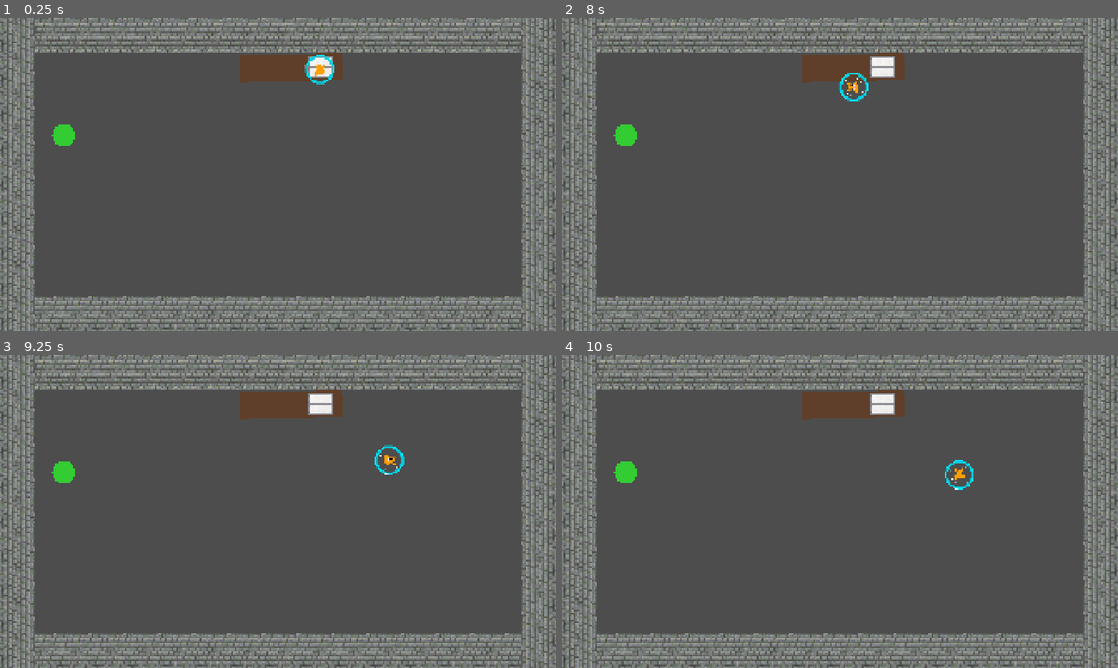
Above: before the commit, frames 1-4 (two rows, left to right).
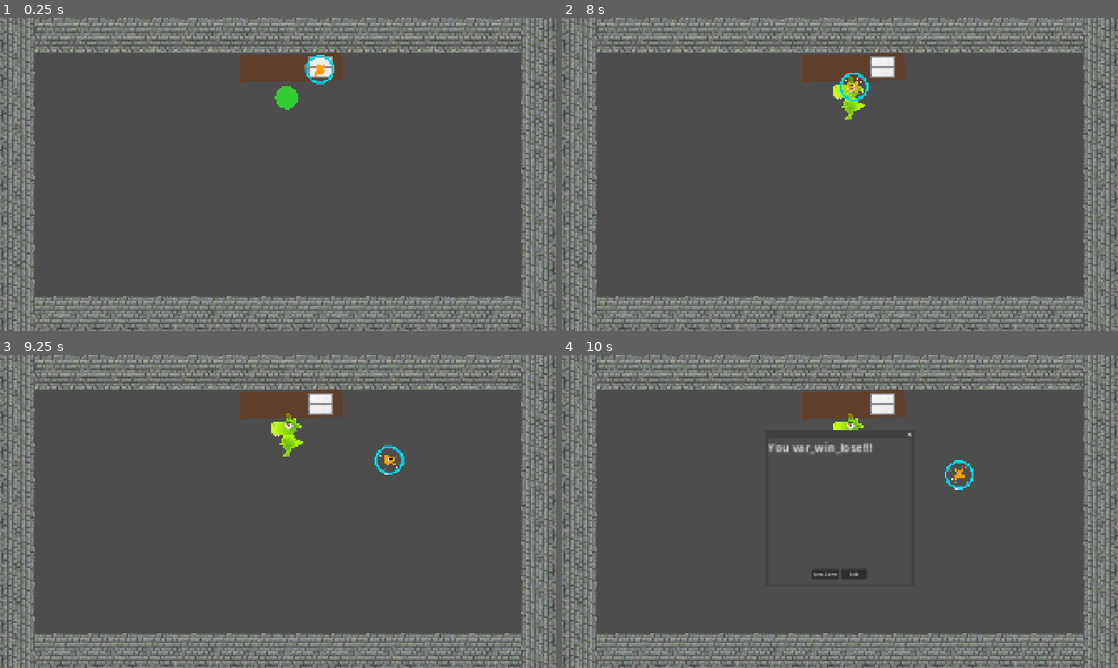
Above: after the commit, the same moments.

Repository: ArrowComputingTech/hamster-revolution
Game: Godot game, scene res://Scenes/main.tscn
Same seed, same stepped clock (60 frames per second), same inputs: the game is played once before the commit and once after it. Before the commit the project starts from res://Scenes/Intro.tscn. Video files are missing from this copy of the repository; at most half a second of black plays in their place.
Inputs:
- Up to frame 1 (0.25 s): no input
- Up to frame 2 (8 s): tap Enter at 0.5, 2 s; hold W (Up) 0.53-2.03 s; tap Space at 1.25 s; hold A (Left) 2.03-3.53 s; hold Down (Down) 3.53-4.28 s; hold Right (Right) 4.28-5.03 s; hold W (Up) 5.03-5.78 s; hold Right (Right) from 5.78 s (still down)
- Up to frame 3 (9.25 s): release Right (Right) at 8.03 s; hold Down (Down) 8.03-8.78 s; hold A (Left) from 8.78 s (still down)
- Up to frame 4 (10 s): release A (Left) at 9.53 s; hold W (Up) from 9.53 s (still down)

The runs differ from the first frame. In frame 1, 0.5% of the frame differs, in the area x 9-54%, y 21-41%; in frame 2, 0.5%; in frame 3, 0.6%; in frame 4, 1.0%, in the area x 9-63%, y 18-72%.

Commit message:
Add audio to dinosaur. Change main scene from Intro to Main for testing.

Diff:
--- a/Scenes/Bedroom.tscn
+++ b/Scenes/Bedroom.tscn
@@ -11,7 +11,7 @@
 
 
 # Called every frame. 'delta' is the elapsed time since the previous frame.
-func _process(delta: float) -> void:
+func _process(_delta: float) -> void:
 	pass
 "
 
--- a/Scenes/Dinosaur.tscn
+++ b/Scenes/Dinosaur.tscn
@@ -1,16 +1,18 @@
-[gd_scene format=3 uid="uid://bksfq7q3s0tq7"]
+[gd_scene format=3 uid="uid://5asnhac8ad5k"]
 
 [ext_resource type="Script" uid="uid://uddryx7sgf2r" path="res://Scripts/dinosaur.gd" id="1_dino"]
 [ext_resource type="Texture2D" uid="uid://d3h585pe6dvlu" path="res://Art/dinosaur.png" id="2_dino"]
+[ext_resource type="AudioStream" uid="uid://b2hwm44jm51re" path="res://Sounds/4bit_dog_bark.mp3" id="3_7m27e"]
 
 [sub_resource type="CircleShape2D" id="CircleShape2D_dino"]
 radius = 40.0
 
-[node name="Dinosaur" type="StaticBody2D" unique_id=2032882781 node_paths=PackedStringArray("circle", "sprite", "collider")]
+[node name="Dinosaur" type="StaticBody2D" unique_id=2032882781 node_paths=PackedStringArray("circle", "sprite", "collider", "sound")]
 script = ExtResource("1_dino")
 circle = NodePath("Polygon2D")
 sprite = NodePath("Sprite2D")
 collider = NodePath("Area2D")
+sound = NodePath("AudioStreamPlayer2D")
 
 [node name="Area2D" type="Area2D" parent="." unique_id=1828699720]
 
@@ -27,4 +29,7 @@
 scale = Vector2(0.6, 0.6)
 texture = ExtResource("2_dino")
 
+[node name="AudioStreamPlayer2D" type="AudioStreamPlayer2D" parent="." unique_id=1778774568]
+stream = ExtResource("3_7m27e")
+
 [connection signal="body_entered" from="Area2D" to="." method="_on_area_2d_body_entered"]
--- a/Scenes/main.tscn
+++ b/Scenes/main.tscn
@@ -16,7 +16,7 @@
 timer_time = 10.0
 
 [node name="Dinosaur" parent="." unique_id=1461343610 instance=ExtResource("2_21xkr")]
-position = Vector2(220, 405)
+position = Vector2(990, 275)
 
 [node name="Table" type="Polygon2D" parent="." unique_id=642791655]
 position = Vector2(1180.0001, 124)
--- a/Scripts/dinosaur.gd
+++ b/Scripts/dinosaur.gd
@@ -3,6 +3,7 @@
 @export var circle: Polygon2D
 @export var sprite: Sprite2D
 @export var collider: Area2D
+@export var sound: AudioStreamPlayer2D
 
 func _ready() -> void:
 	sprite.hide()
@@ -10,15 +11,12 @@
 	collider.monitoring = true
 
 func fall_over() -> void:
-	collider.disabled = true
+	sound.play()
+	#collider.monitoring = false
 	set_process(false)
 	sprite.show()
 	circle.hide()
 
-func _physics_process(delta):
-	pass
-
 func _on_area_2d_body_entered(body: Node2D) -> void:
 	print("hit: " + body.name)
-	circle.hide()
-	sprite.show()
+	fall_over()
--- a/Scripts/intro.gd
+++ b/Scripts/intro.gd
@@ -3,10 +3,8 @@
 @export var video_player: VideoStreamPlayer
 
 func _ready() -> void:
-	# Comment this line to show the intro
-	get_tree().change_scene_to_file("res://Scenes/main.tscn")
+	video_player.play()
 	video_player.finished.connect(_on_video_finished)
-	video_player.play()
 
 func _on_video_finished() -> void:
 	# Hide the video so the black background shows for 1 second,
--- a/project.godot
+++ b/project.godot
@@ -11,7 +11,7 @@
 [application]
 
 config/name="hamster-revolution"
-run/main_scene="uid://c0hamsquee0e1"
+run/main_scene="uid://bq6xfuope7qod"
 config/features=PackedStringArray("4.7", "Forward Plus")
 config/icon="res://icon.svg"
 
Not shown: 1 places in Scenes/main.tscn that only renumber resources
Not shown, added: Sounds/4bit_dog_bark.mp3
